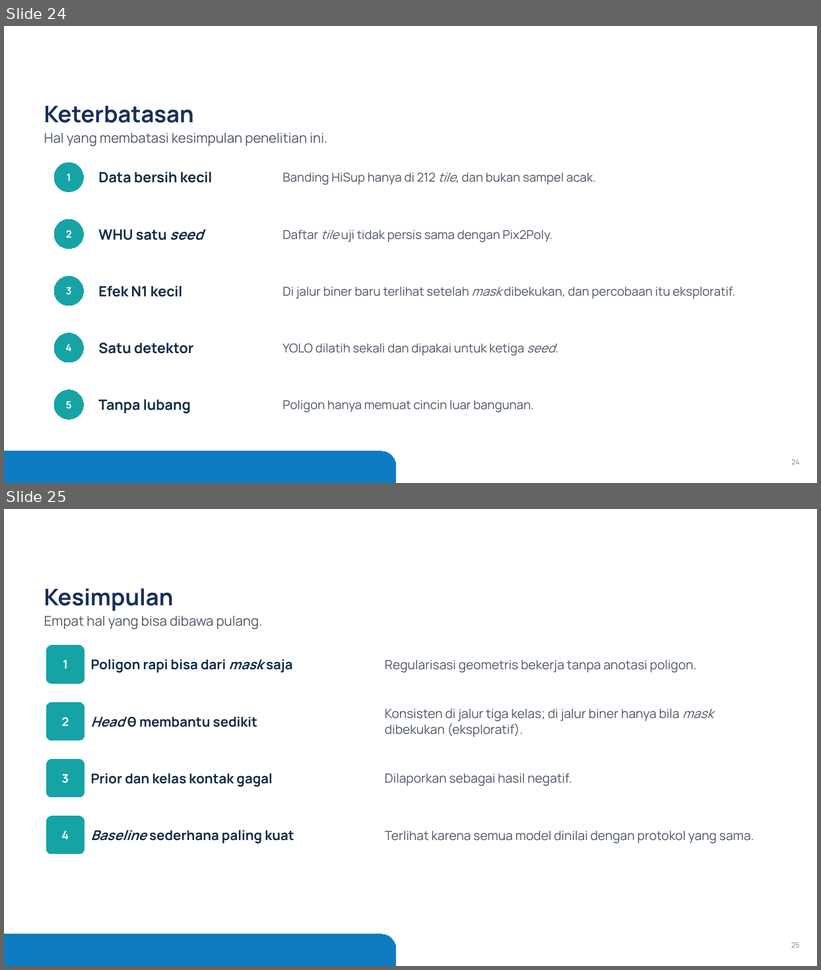
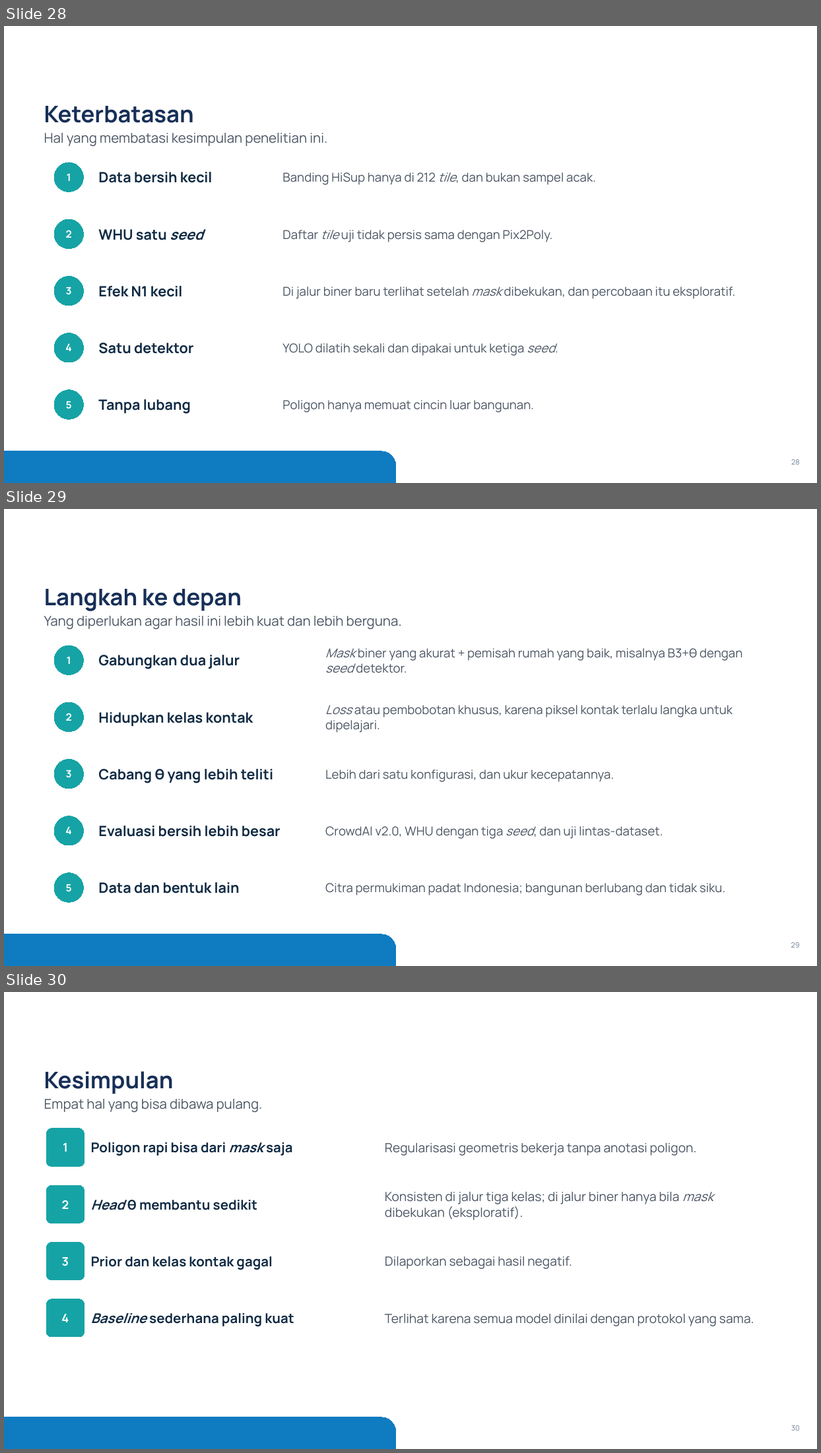
Before and after one commit to mahathirmuh/building-footprint-extraction, a slide deck: slides/densepoly.pptx. Shown one above the other, each under a label of ours: slides 24 and 25 before the commit, slides 28, 29 and 30 after it. The pictures are 821x970 and 821x1453 pixels, drawn with LibreOffice and Linux fonts; fonts in the diff are those of the drawing; background and template pictures are left out. Boxes give left, top, right and bottom in pixels: in the first picture for what was removed or moved away, otherwise in the second. Text is boxed around its words. In the diff, an @@ line names an element or a change of style, - is before the commit and + after.

```diff
--- a/slides/densepoly.pptx
+++ b/slides/densepoly.pptx
@@ slide 29 added at bbox=[4, 509, 817, 966], background #FFFFFF; not listed: 1 template element that a slide beside it also shows @@
@@ title added at bbox=[44, 589, 242, 611], 27 pt, text #172F57, bold @@
+Langkah ke depan
@@ text added at bbox=[44, 616, 402, 629], 16 pt, text #4B5563 @@
+Yang diperlukan agar hasil ini lebih kuat dan lebih berguna.
@@ ellipse added at bbox=[54, 646, 83, 675], fill #16A3A5, outline #16A3A5 0.75 pt, 12 pt, text #FFFFFF, bold @@
+1
@@ text added at bbox=[98, 655, 240, 669], 16.8 pt, text #102A43, bold @@
+Gabungkan dua jalur
@@ text added at bbox=[325, 648, 743, 673], 14.5 pt, text #4B5563 @@
+Mask biner yang akurat + pemisah rumah yang baik, misalnya B3+θ dengan seed detektor.
@@ ellipse added at bbox=[54, 702, 83, 731], fill #16A3A5, outline #16A3A5 0.75 pt, 12 pt, text #FFFFFF, bold @@
+2
@@ text added at bbox=[325, 705, 733, 733], 14.5 pt, text #4B5563 @@
+Loss atau pembobotan khusus, karena piksel kontak terlalu langka untuk dipelajari.
@@ text added at bbox=[98, 712, 253, 727], 16.8 pt, text #102A43, bold @@
+Hidupkan kelas kontak
@@ ellipse added at bbox=[54, 760, 83, 789], fill #16A3A5, outline #16A3A5 0.75 pt, 12 pt, text #FFFFFF, bold @@
+3
@@ text added at bbox=[98, 769, 273, 784], 16.8 pt, text #102A43, bold @@
+Cabang θ yang lebih teliti
@@ text added at bbox=[325, 770, 614, 782], 14.5 pt, text #4B5563 @@
+Lebih dari satu konfigurasi, dan ukur kecepatannya.
@@ ellipse added at bbox=[54, 817, 83, 846], fill #16A3A5, outline #16A3A5 0.75 pt, 12 pt, text #FFFFFF, bold @@
+4
@@ text added at bbox=[98, 826, 281, 837], 16.8 pt, text #102A43, bold @@
+Evaluasi bersih lebih besar
@@ text added at bbox=[325, 826, 663, 839], 14.5 pt, text #4B5563 @@
+CrowdAI v2.0, WHU dengan tiga seed, dan uji lintas-dataset.
@@ ellipse added at bbox=[54, 873, 83, 902], fill #16A3A5, outline #16A3A5 0.75 pt, 12 pt, text #FFFFFF, bold @@
+5
@@ text added at bbox=[98, 883, 240, 894], 16.8 pt, text #102A43, bold @@
+Data dan bentuk lain
@@ text added at bbox=[325, 883, 725, 896], 14.5 pt, text #4B5563 @@
+Citra permukiman padat Indonesia; bangunan berlubang dan tidak siku.
@@ page number added at bbox=[791, 943, 800, 948], 8.5 pt, text #718096 @@
+29
@@ what was slide 24 is now slide 28 @@
@@ page number at bbox=[791, 460, 800, 465]: text changed @@
-24
+28
@@ what was slide 25 is now slide 30 @@
@@ page number at bbox=[791, 1426, 800, 1431]: text changed @@
-25
+30
```
Also in this commit, not shown: 4 slides changed, 4 other slides added, 7 other files.
